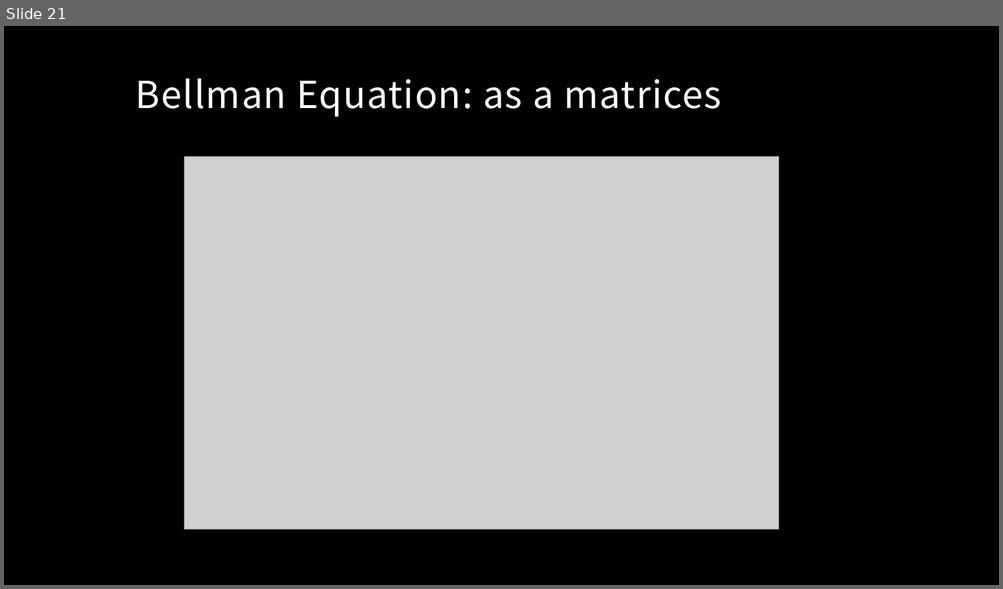
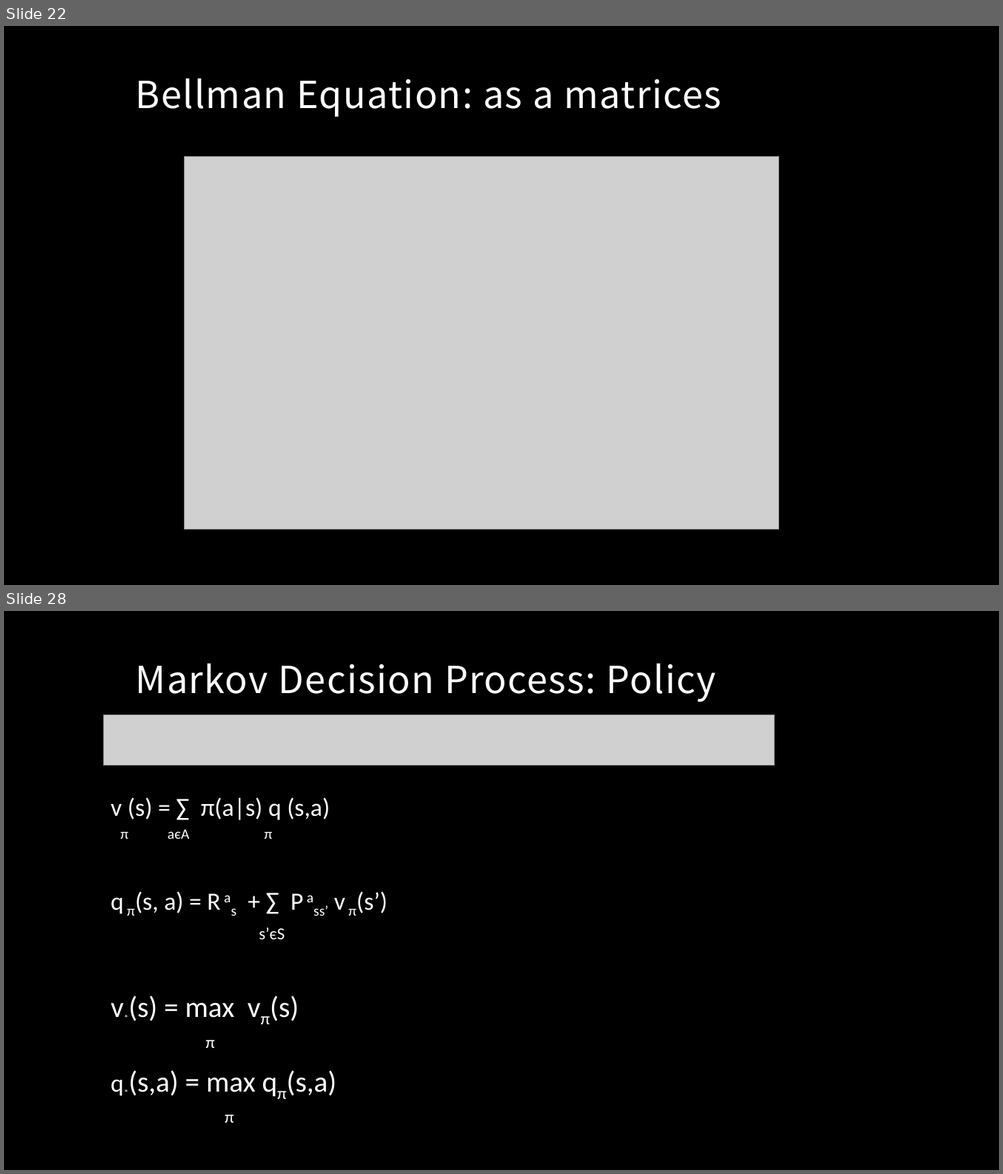
Before and after one commit to MacgyverLin/VintageComputer, a slide deck: Speech/Reinforcement Learning 2.pptx. Shown one above the other, each under a label of ours: slide 21 before the commit, slides 22 and 28 after it; the slides between them are not shown. The pictures are 1003x589 and 1003x1174 pixels, drawn with LibreOffice and Linux fonts; fonts in the diff are those of the drawing; grey boxes stand for pictures; background and template pictures are left out. Boxes give left, top, right and bottom in pixels: in the first picture for what was removed or moved away, otherwise in the second. Text is boxed around its words. In the diff, an @@ line names an element or a change of style, - is before the commit and + after.

```diff
--- a/Speech/Reinforcement Learning 2.pptx
+++ b/Speech/Reinforcement Learning 2.pptx
@@ slide 28 added at bbox=[4, 611, 999, 1170], background picture (left out) @@
@@ title added at bbox=[136, 664, 716, 702], 36 pt, text #FFFFFF @@
+Markov Decision Process: Policy
@@ picture added at bbox=[103, 715, 774, 766] @@
@@ text added at bbox=[111, 797, 387, 1096], 24 pt, text #FFFFFF @@
+v (s) = ∑ π(a|s) q (s,a)
+π aєA π
+q π(s, a) = R as + ∑ P ass’ v π(s’)
+s’єS
+v*(s) = max vπ(s)
+π
+q*(s,a) = max qπ(s,a)
+π
@@ what was slide 21 is now slide 22 @@
```
Also in this commit, not shown: 14 slides changed, 6 other slides added.
